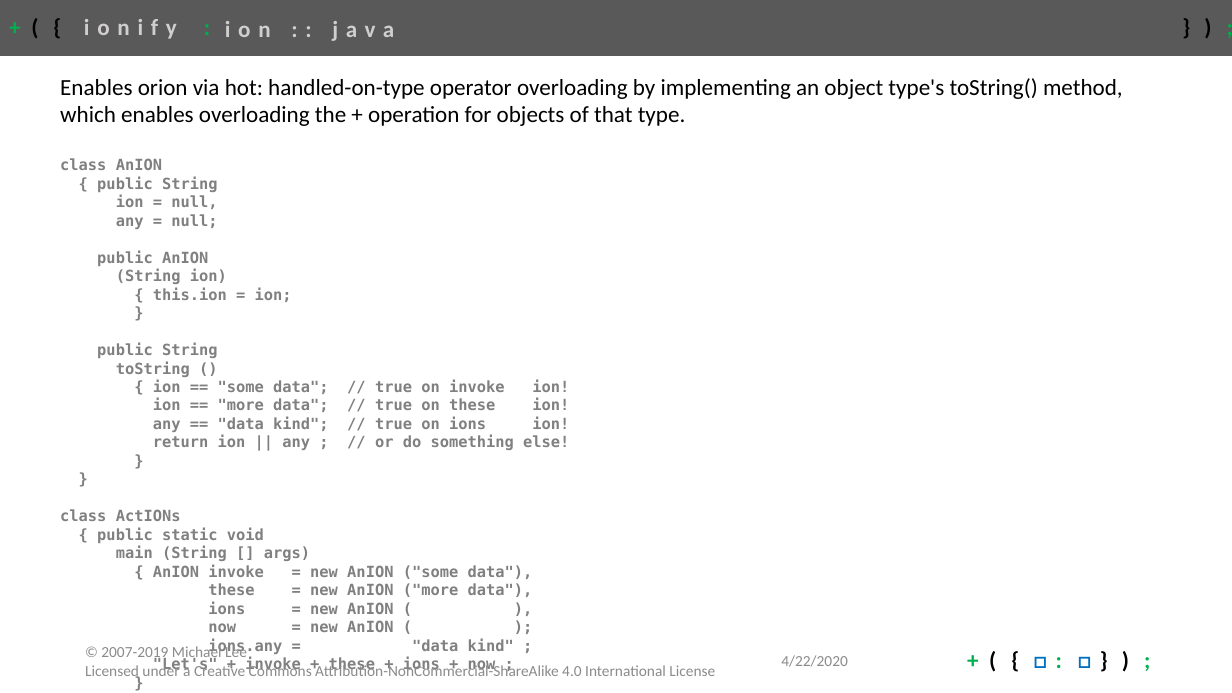
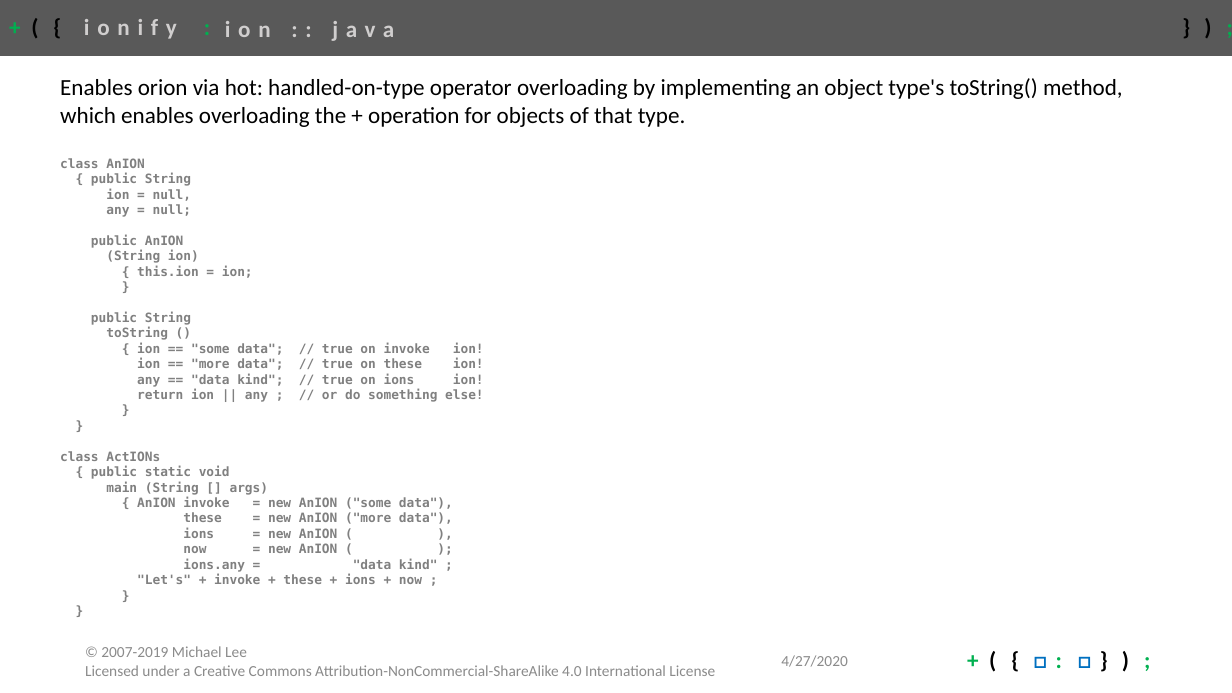
Before and after one commit to ionify/about, a slide deck: slide 25 of talks/2020.ionify.pptx (slide 19 before the commit). Drawn at 1232x693 pixels with LibreOffice and Linux fonts; fonts in the diff are those of the drawing. Boxes give left, top, right and bottom in pixels: in the first picture for what was removed or moved away, otherwise in the second. Text is boxed around its words. In the diff, an @@ line names an element or a change of style, - is before the commit and + after.

```diff
--- a/talks/2020.ionify.pptx
+++ b/talks/2020.ionify.pptx
@@ text at bbox=[60, 158, 484, 584]: size 12 to 10 pt in "class AnION", "{ public String", "ion = null,", "any = null;" and 23 more places @@
@@ text at bbox=[781, 655, 847, 667]: text changed @@
-4/22/2020
+4/27/2020
```
Also in this commit, not shown: 25 other slides changed, 4 slides added, 5 slides removed.
